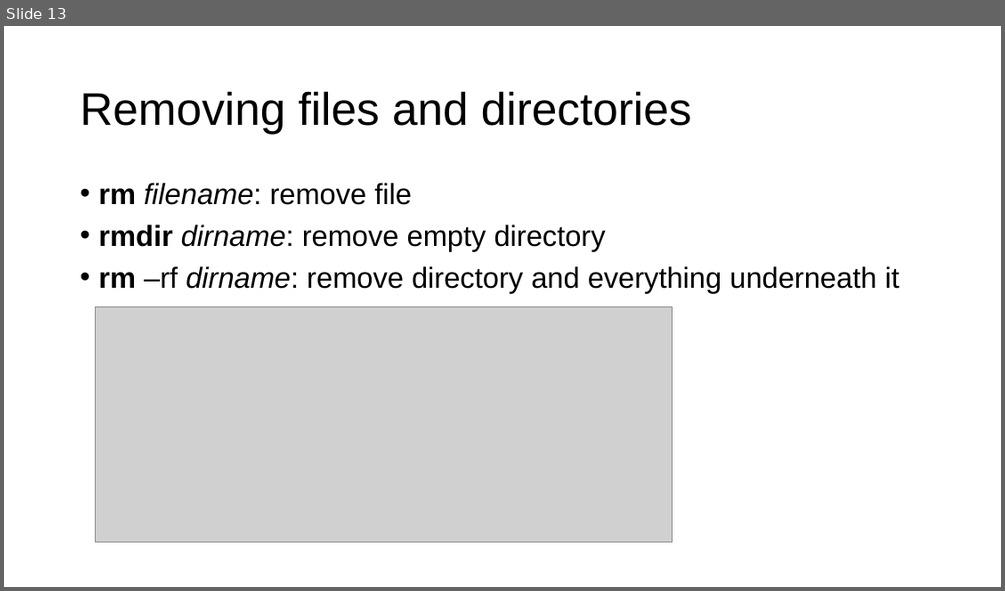
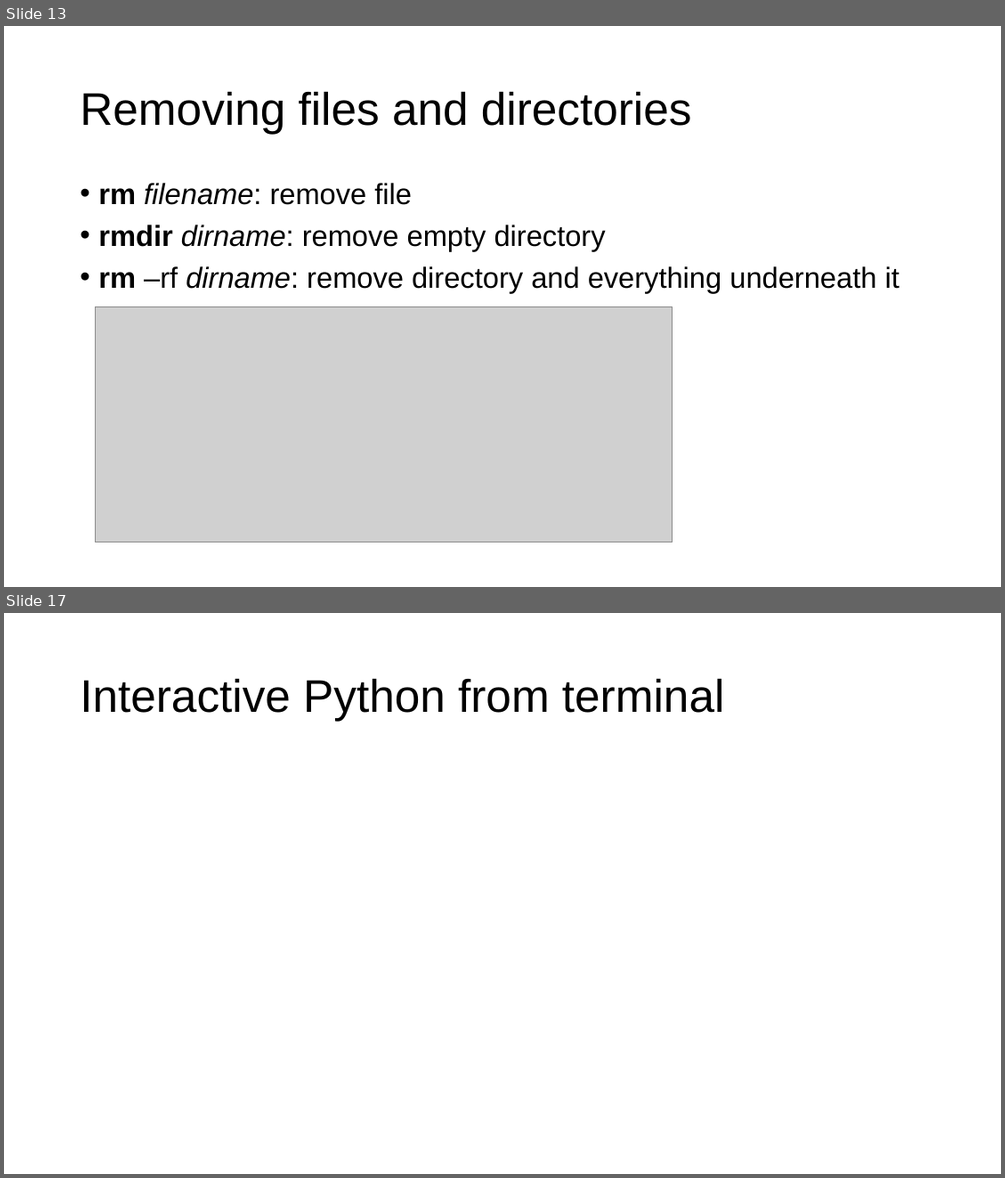
Before and after one commit to parrt/msds501, a slide deck: slides/terminal.pptx. Shown one above the other, each under a label of ours: slide 13 before the commit, slides 13 and 17 after it; the slides between them are not shown. The pictures are 1005x591 and 1005x1178 pixels, drawn with LibreOffice and Linux fonts; fonts in the diff are those of the drawing; grey boxes stand for pictures; background and template pictures are left out. Boxes give left, top, right and bottom in pixels: in the first picture for what was removed or moved away, otherwise in the second. Text is boxed around its words. In the diff, an @@ line names an element or a change of style, - is before the commit and + after.

```diff
--- a/slides/terminal.pptx
+++ b/slides/terminal.pptx
@@ slide 17 added at (4, 613, 1001, 1174), background #FFFFFF @@
@@ title added at (80, 678, 724, 721), 44 pt, text #000000 @@
+Interactive Python from terminal
```
Also in this commit, not shown: 5 other slides added, 1 other file.
